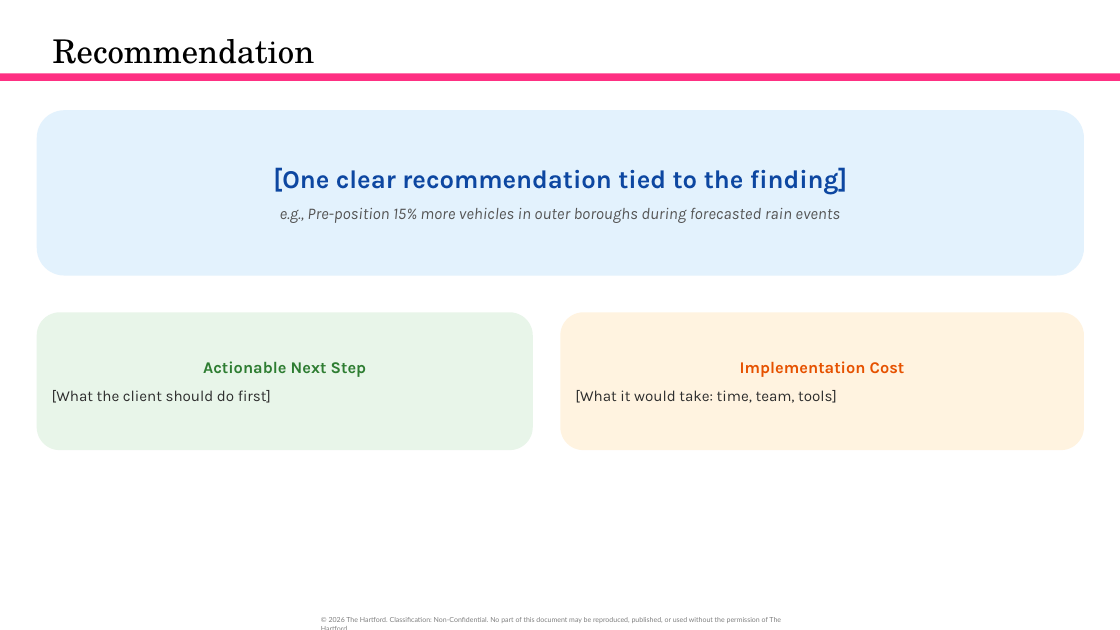
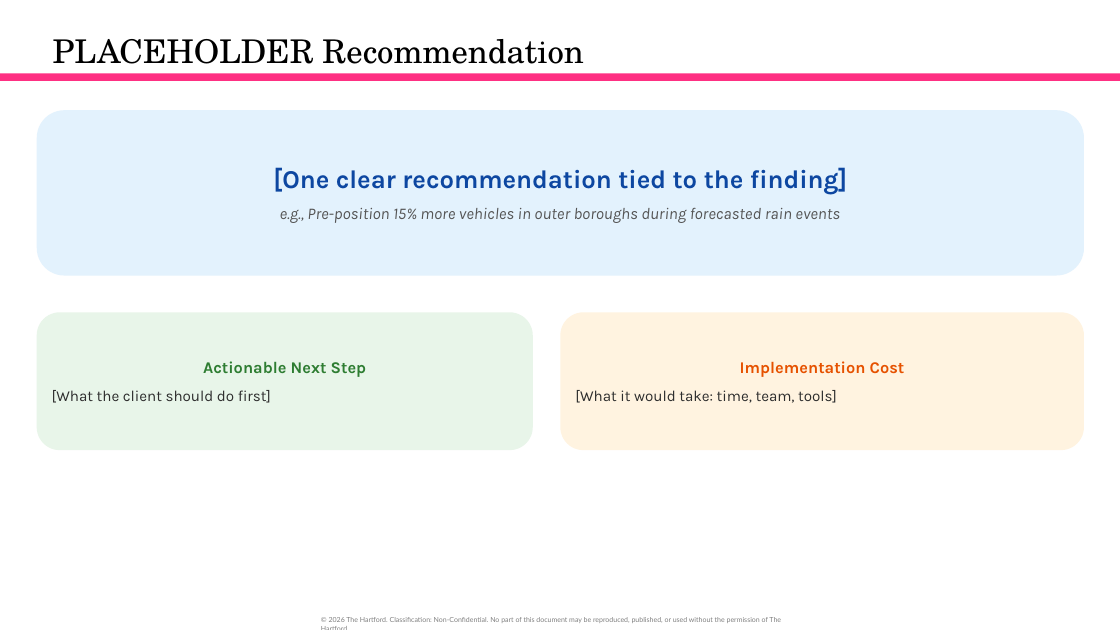
Before and after one commit to orlandojmarin/nyc-taxi-capstone, a slide deck: slide 21 of docs/TEST_Capstone_Presentation.pptx (slide 27 before the commit). Drawn at 1120x630 pixels with LibreOffice and Linux fonts; fonts in the diff are those of the drawing. Boxes give left, top, right and bottom in pixels: in the first picture for what was removed or moved away, otherwise in the second. Text is boxed around its words. In the diff, an @@ line names an element or a change of style, - is before the commit and + after.

```diff
--- a/docs/TEST_Capstone_Presentation.pptx
+++ b/docs/TEST_Capstone_Presentation.pptx
@@ title at (x1=53, y1=39, x2=583, y2=74): text changed @@
-Recommendation
+PLACEHOLDER Recommendation
```
Also in this commit, not shown: 12 other slides changed, 6 slides added, 19 slides removed, 2 other files.
